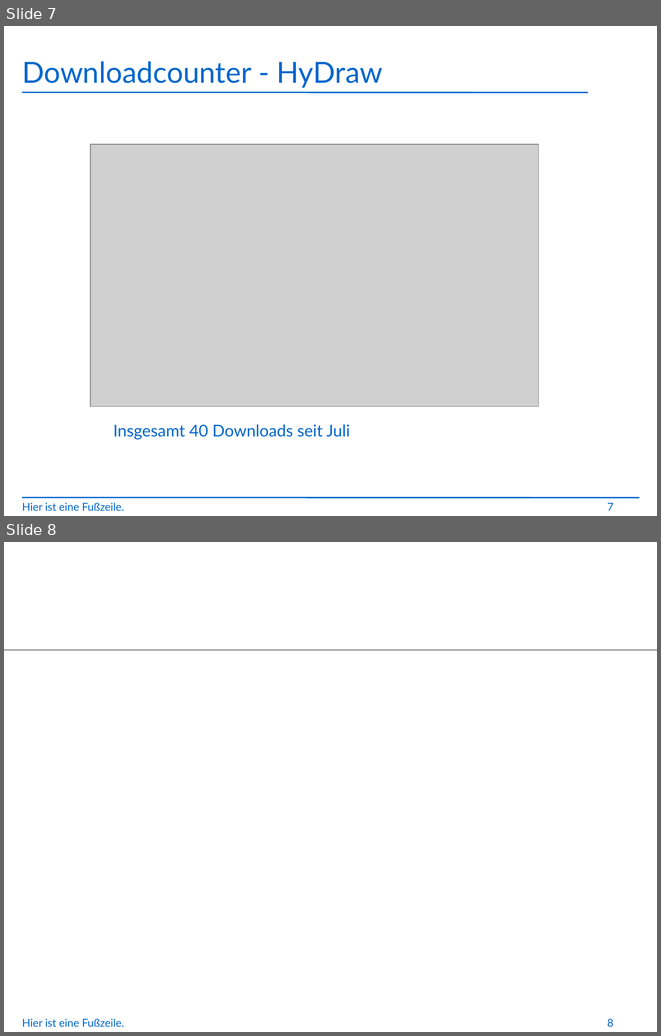
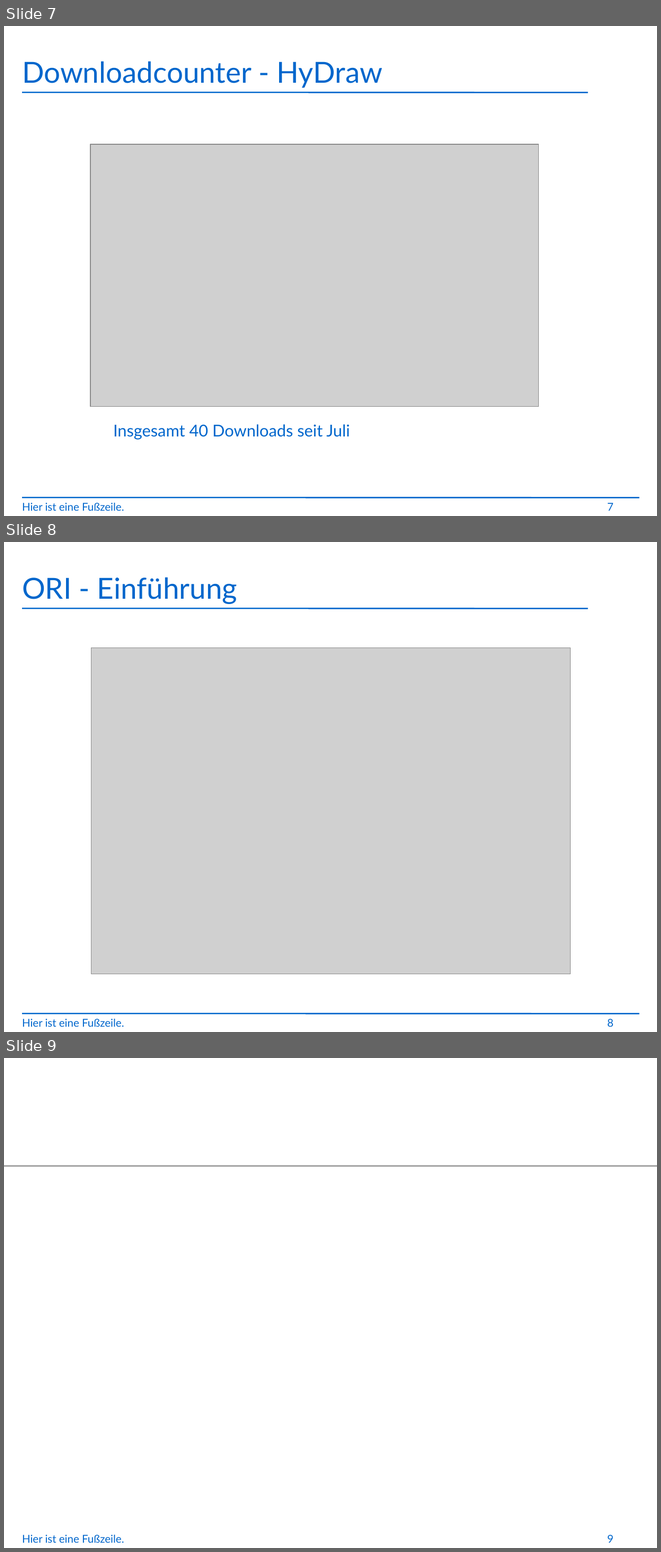
Before and after one commit to jbushe/presentations, a slide deck: presentation.odp. Shown one above the other, each under a label of ours: slides 7 and 8 before the commit, slides 7, 8 and 9 after it. The pictures are 661x1036 and 661x1552 pixels, drawn with LibreOffice and Linux fonts; fonts in the diff are those of the drawing; grey boxes stand for pictures; background and template pictures are left out. Boxes give left, top, right and bottom in pixels: in the first picture for what was removed or moved away, otherwise in the second. Text is boxed around its words. In the diff, an @@ line names an element or a change of style, - is before the commit and + after.

```diff
--- a/presentation.odp
+++ b/presentation.odp
@@ slide 8 added at (4,542,657,1032), background #FFFFFF; not listed: 2 template elements that a slide beside it also shows @@
@@ title added at (22,577,237,604), 32 pt, text #0066CC @@
+ORI - Einführung
@@ picture added at (91,648,571,974) @@
@@ text added at (22,1018,124,1026), 12 pt, text #0066CC @@
+Hier ist eine Fußzeile.
@@ page number added at (607,1018,614,1026), 12 pt, text #0066CC @@
+8
@@ what was slide 8 is now slide 9 @@
@@ page number at (607,1534,614,1542): text changed @@
-8
+9
```
Also in this commit, not shown: 1 slide changed.
